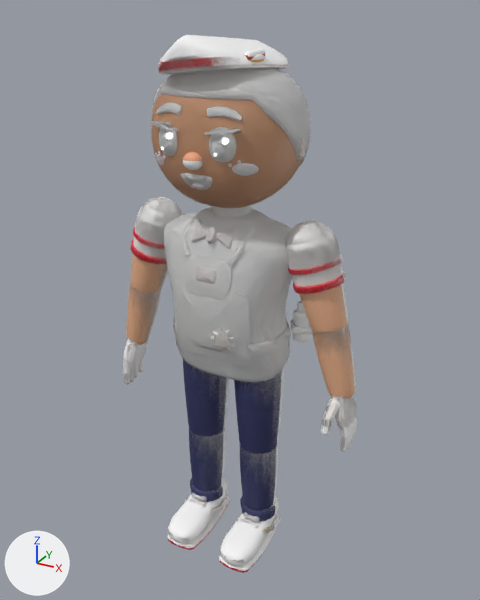
One commit to the Blender file art/blender/operator_top_dog.blend: the scene before it, then after it.
Before and after are seen from a camera (50 mm lens) standing at (1.114, -1.962, 2.04) and looking at (0.016, 0.035, 1.042). The axes (+X, +Y, +Z) are drawn at lower left. The lights are the same throughout. The older version comes first.

In view in the first picture: 'Body', 'TD_Cap', 'TD_CapBand', 'TD_ForeArmL', 'TD_ForeArmR', 'TD_HemUpperArmL', 'TD_HemUpperArmR', 'TD_ShinL', 'TD_ShinR', 'TD_SleeveL', 'TD_SleeveR', 'TD_SleeveStripeUpperArmL', 'TD_SleeveStripeUpperArmR', 'TD_ThighL', 'TD_ThighR', 'TD_UpperArmL', 'TD_UpperArmR' and 13 more.
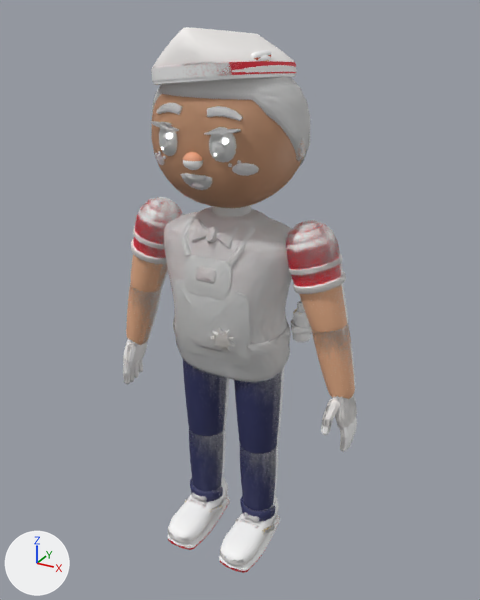
The change, as a list of edits to the scene's bpy script:
```text
Change me_td_cap:
    used by ob_td_cap; location = (-0.021, 0.009, 1.853); rotation_euler = (-0.0698, -0.105, 0.0), in degrees (-4, -6, 0)
    remove me_td_cap.from_pydata(...)  # 196 vertices, 170 faces; spans x -0.17..0.17, y -0.25..0.25, z 0.0..0.1
    add me_td_cap.from_pydata(...)  # 196 vertices, 170 faces; spans x -0.203..0.203, y -0.255..0.255, z 0.0..0.15
    me_td_cap part 1: 196 of 196 vertices moved; they spanned x -0.17..0.17, y -0.25..0.25, z 0.0..0.1 and now span x -0.203..0.203, y -0.255..0.255, z 0.0..0.15; mean shift (0.0, 0.0, 0.024)
Change me_td_capband:
    used by ob_td_capband; location = (-0.021, 0.009, 1.853); rotation_euler = (-0.0698, -0.105, 0.0), in degrees (-4, -6, 0)
    remove me_td_capband.from_pydata(...)  # 56 vertices, 30 faces; spans x -0.172..0.172, y -0.253..0.253, z 0.008..0.032
    add me_td_capband.from_pydata(...)  # 56 vertices, 30 faces; spans x -0.203..0.203, y -0.259..0.259, z 0.01..0.045
    me_td_capband part 2: 56 of 56 vertices moved; they spanned x -0.172..0.172, y -0.253..0.253, z 0.008..0.032 and now span x -0.203..0.203, y -0.259..0.259, z 0.01..0.045; mean shift (0.0, 0.0, 0.007)
Change me_td_sleevel:
    where me_td_sleevel.from_pydata(...)  # 113 vertices, 113 faces; spans x -0.089..0.089, y -0.087..0.087, z -0.089..0.135
    remove me_td_sleevel.materials.append(mat_white)  # white #f7f4f2
    add me_td_sleevel.materials.append(mat_ketchup)  # red #e8263a
Change me_td_hemupperarml:
    where me_td_hemupperarml.from_pydata(...)  # 64 vertices, 50 faces; spans x -0.091..0.091, y -0.091..0.091, z 0.111..0.138
    remove me_td_hemupperarml.materials.append(mat_ketchup)  # red #e8263a
    add me_td_hemupperarml.materials.append(mat_white)  # white #f7f4f2
Change me_td_sleevestripeupperarml:
    where me_td_sleevestripeupperarml.from_pydata(...)  # 64 vertices, 50 faces; spans x -0.093..0.093, y -0.093..0.093, z 0.049..0.07
    remove me_td_sleevestripeupperarml.materials.append(mat_ketchup)  # red #e8263a
    add me_td_sleevestripeupperarml.materials.append(mat_white)  # white #f7f4f2
Change me_td_sleever:
    where me_td_sleever.from_pydata(...)  # 113 vertices, 113 faces; spans x -0.089..0.089, y -0.087..0.087, z -0.089..0.135
    remove me_td_sleever.materials.append(mat_white)  # white #f7f4f2
    add me_td_sleever.materials.append(mat_ketchup)  # red #e8263a
Change me_td_hemupperarmr:
    where me_td_hemupperarmr.from_pydata(...)  # 64 vertices, 50 faces; spans x -0.091..0.091, y -0.091..0.091, z 0.111..0.138
    remove me_td_hemupperarmr.materials.append(mat_ketchup)  # red #e8263a
    add me_td_hemupperarmr.materials.append(mat_white)  # white #f7f4f2
Change me_td_sleevestripeupperarmr:
    where me_td_sleevestripeupperarmr.from_pydata(...)  # 64 vertices, 50 faces; spans x -0.093..0.093, y -0.093..0.093, z 0.049..0.07
    remove me_td_sleevestripeupperarmr.materials.append(mat_ketchup)  # red #e8263a
    add me_td_sleevestripeupperarmr.materials.append(mat_white)  # white #f7f4f2
Change me_body:
    remove me_body.from_pydata(...)  # 9362 vertices, 9343 faces; spans x -0.5..0.5, y -0.26..0.26, z 0.0..1.97
    add me_body.from_pydata(...)  # 9362 vertices, 9343 faces; spans x -0.5..0.5, y -0.26..0.27, z 0.0..1.99
    me_body part 3: the loose piece of 56 vertices spanning x -0.19..0.15, y -0.24..0.26, z 1.83..1.91 is copied, and the copy is scaled about its middle by (1.2, 1.02, 1.21), then moved by (0.0, 0.0, -0.02); it spans x -0.22..0.18, y -0.25..0.27, z 1.8..1.9
    me_body part 4: 130 vertices moved from x -0.01..0.14, y -0.23..-0.01, z 1.89..1.96 to x -0.01..0.17, y -0.23..-0.01, z 1.89..1.96; 315 vertices removed from x -0.19..0.15, y -0.24..0.26, z 1.83..1.97; 259 vertices added at x -0.22..0.18, y -0.24..0.27, z 1.79..1.99
Change ob_td_cap:
    ob_td_cap.location: (-0.021, 0.009, 1.853) -> (-0.018, 0.007, 1.824)
Change ob_td_capband:
    ob_td_capband.location: (-0.021, 0.009, 1.853) -> (-0.018, 0.007, 1.824)
```

Boxes (x1, y1, x2, y2) around the edits, measured in the pictures (480 x 600 px; the box of a moved part takes in the faces that stretch with it):
'Body', reshaped
    before: (123, 35, 357, 572)
    after: (123, 50, 357, 572)
'TD_Cap', reshaped, moved (13% wider, 57% taller)
    before: (159, 41, 286, 75)
    after: (152, 27, 296, 81)
'TD_SleeveL', recoloured (white to red)
    both: (286, 222, 343, 287)
'TD_CapBand', reshaped, moved
    before: (158, 57, 288, 71)
    after: (177, 61, 296, 77)
'TD_SleeveR', recoloured (white to red)
    both: (133, 198, 182, 258)
'TD_HemUpperArmL', recoloured (red to white)
    both: (293, 274, 346, 294)
'TD_HemUpperArmR', recoloured (red to white)
    both: (130, 239, 167, 264)
'TD_SleeveStripeUpperArmL', recoloured (red to white)
    both: (288, 259, 341, 275)
'TD_SleeveStripeUpperArmR', recoloured
    both: (133, 226, 165, 249)
part 3 of me_body, added
    after: (151, 62, 272, 81)
part 4 of me_body, moved or reshaped
    before: (158, 35, 289, 74)
    after: (153, 50, 297, 85)
'TD_Head', unchanged, uncovered by the edit
    after: (152, 94, 301, 208)
